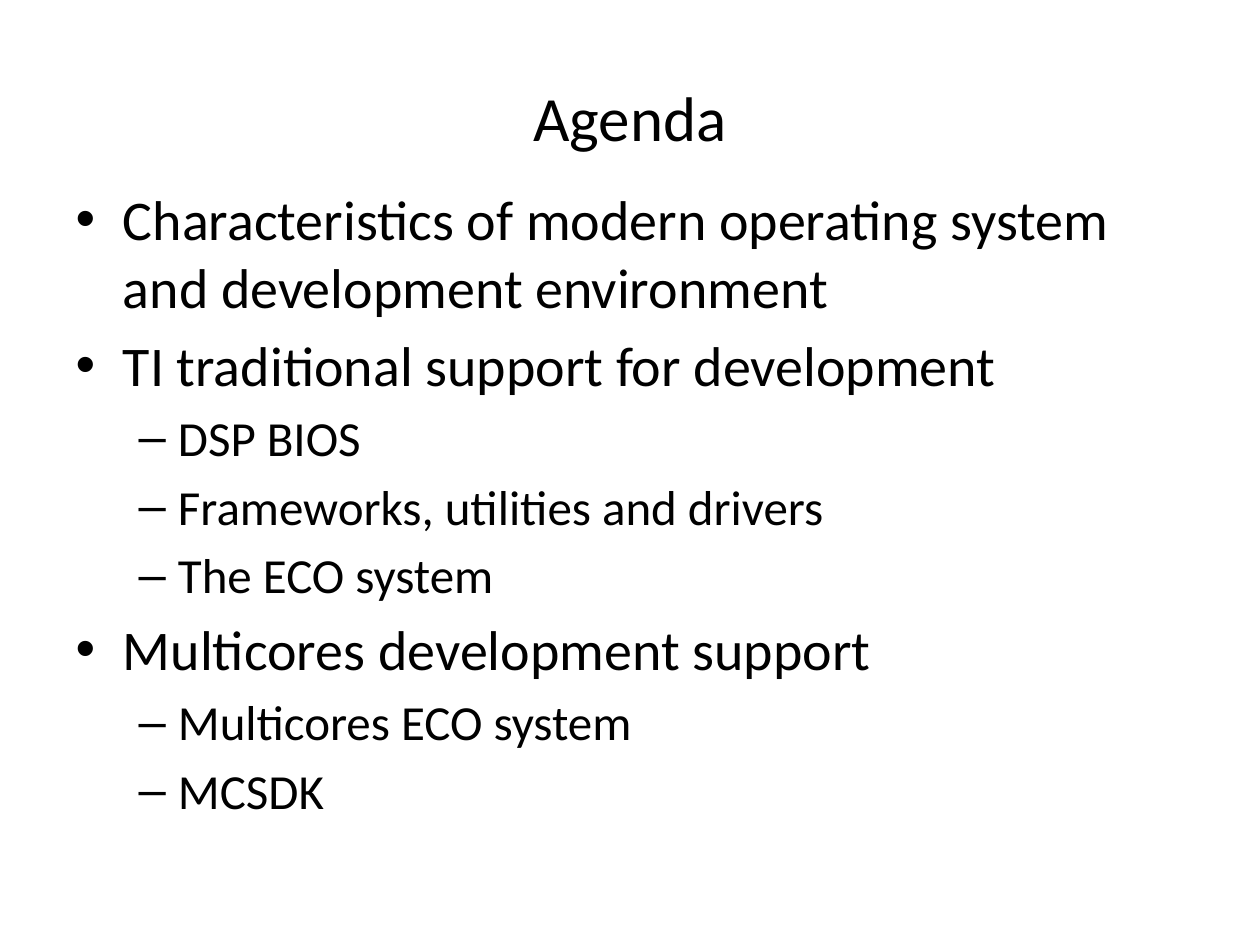
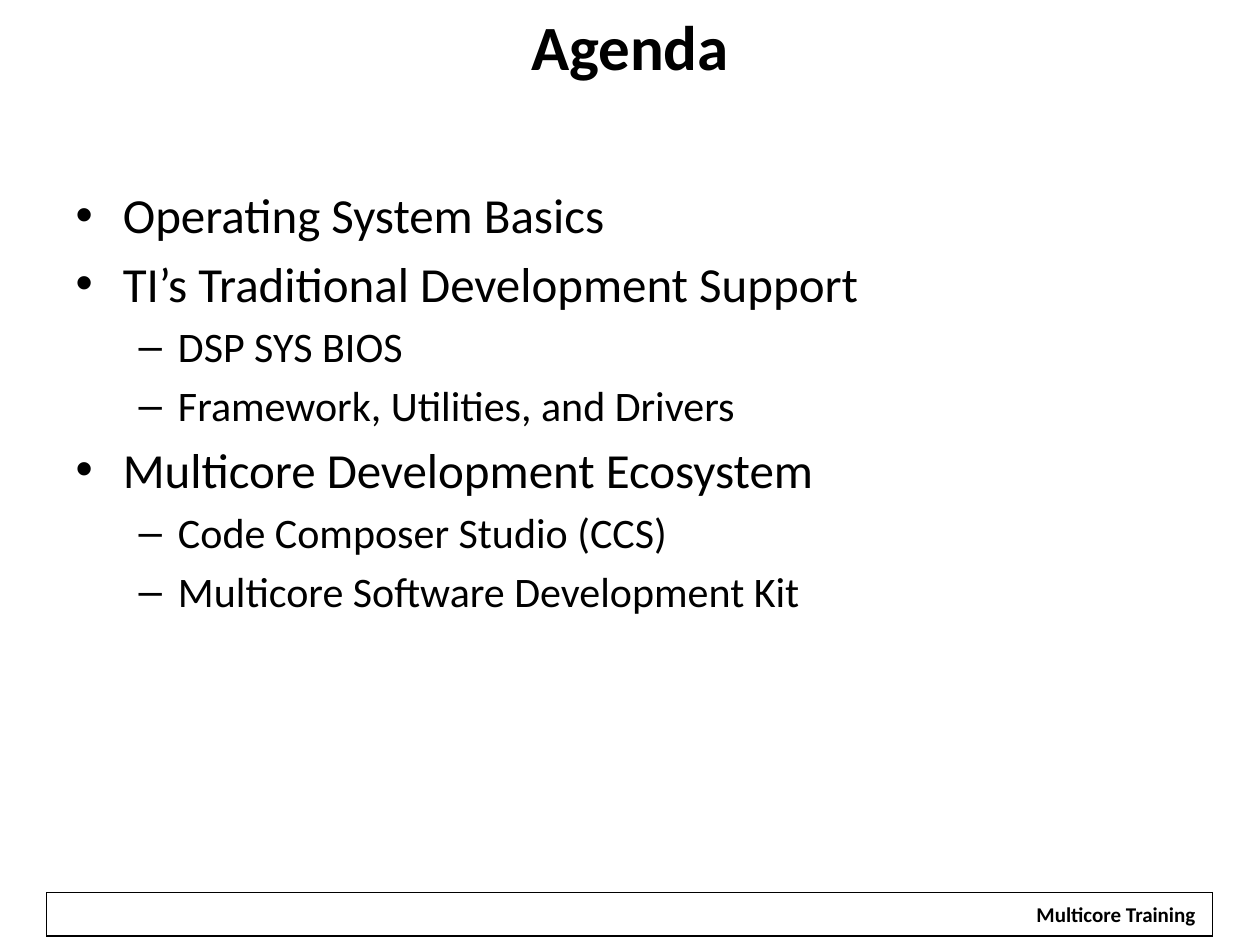
Before and after one commit to hari1989/keystone-workshop, a slide deck: slide 2 of preliminary/Introduction to KeyStone Software ECO.pptx. Drawn at 1260x945 pixels with LibreOffice and Linux fonts; fonts in the diff are those of the drawing; background and template pictures are left out. Boxes give left, top, right and bottom in pixels: in the first picture for what was removed or moved away, otherwise in the second. Text is boxed around its words. In the diff, an @@ line names an element or a change of style, - is before the commit and + after.

```diff
--- a/preliminary/Introduction to KeyStone Software ECO.pptx
+++ b/preliminary/Introduction to KeyStone Software ECO.pptx
@@ title "Agenda": place and size @@
-title "Agenda" at box(533, 97, 726, 152)
+title "Agenda" at box(531, 25, 729, 81)
@@ title "Agenda" at box(531, 25, 729, 81): bold on @@
@@ text at box(123, 199, 858, 614): text changed; size 32 to 24 pt @@
-• Characteristics of modern operating system and development environment
-• TI traditional support for development
-  – DSP BIOS
-  – Frameworks, utilities and drivers
-  – The ECO system
-• Multicores development support
-  – Multicores ECO system
-  – MCSDK
+• Operating System Basics
+• TI’s Traditional Development Support
+  – DSP SYS BIOS
+  – Framework, Utilities, and Drivers
+• Multicore Development Ecosystem
+  – Code Composer Studio (CCS)
+  – Multicore Software Development Kit
@@ rectangle added at box(47, 892, 1213, 936), outline #000000 0.75 pt @@
@@ rectangle added at box(1023, 896, 1210, 934), fill #FFFFFF, 12 pt, text #000000, bold @@
+Multicore Training
```
Also in this commit, not shown: 12 other slides changed, 6 slides added, 4 slides removed.
